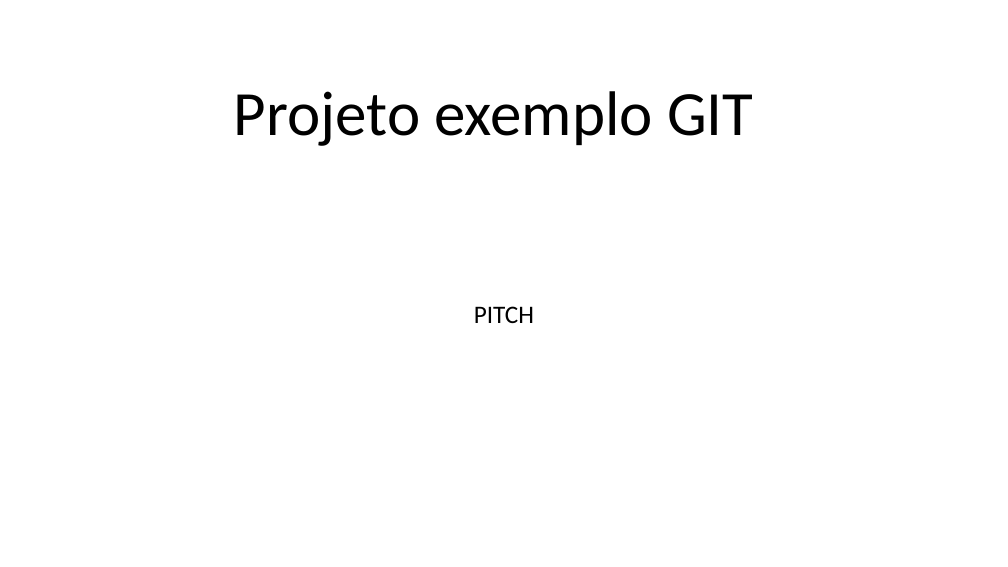
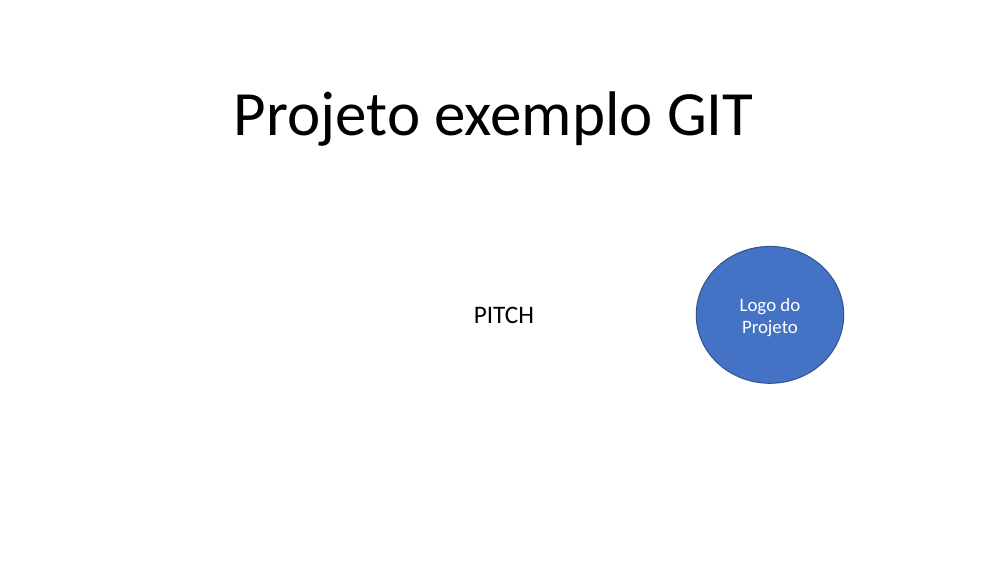
Before and after one commit to MECCHEFE/2TDSPJ-2024-Exemplogit, a slide deck: slide 1 of PastaDocumentos/PITCH.pptx. Drawn at 1008x567 pixels with LibreOffice and Linux fonts; fonts in the diff are those of the drawing. Boxes give left, top, right and bottom in pixels: in the first picture for what was removed or moved away, otherwise in the second. Text is boxed around its words. In the diff, an @@ line names an element or a change of style, - is before the commit and + after.

Commit message:
Versão Final PITH

```diff
--- a/PastaDocumentos/PITCH.pptx
+++ b/PastaDocumentos/PITCH.pptx
@@ ellipse added at <box>696,247,844,383</box>, fill #4472C4, outline #325491 1 pt, 18 pt, text #FFFFFF @@
+Logo do Projeto
```
